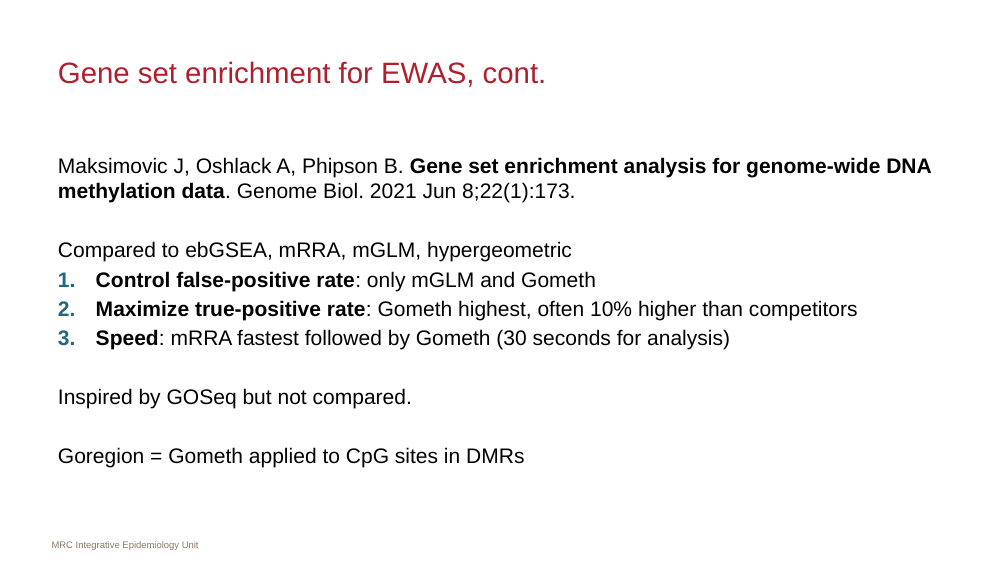
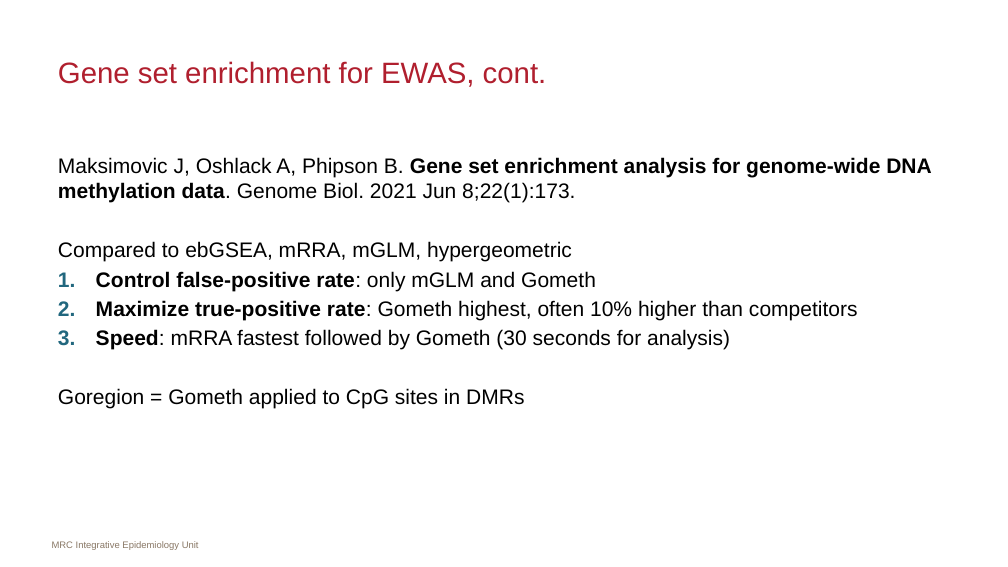
Before and after one commit to MRCIEU/epigenetics-journal-club, a slide deck: slide 6 of docs/presentations/20210628/slides.pptx. Drawn at 1008x567 pixels with LibreOffice and Linux fonts; fonts in the diff are those of the drawing. Boxes give left, top, right and bottom in pixels: in the first picture for what was removed or moved away, otherwise in the second. Text is boxed around its words. In the diff, an @@ line names an element or a change of style, - is before the commit and + after.

```diff
--- a/docs/presentations/20210628/slides.pptx
+++ b/docs/presentations/20210628/slides.pptx
@@ text at <box>58,388,412,409</box>: paragraph removed @@
-Inspired by GOSeq but not compared.
```
Also in this commit, not shown: 3 other slides changed.
